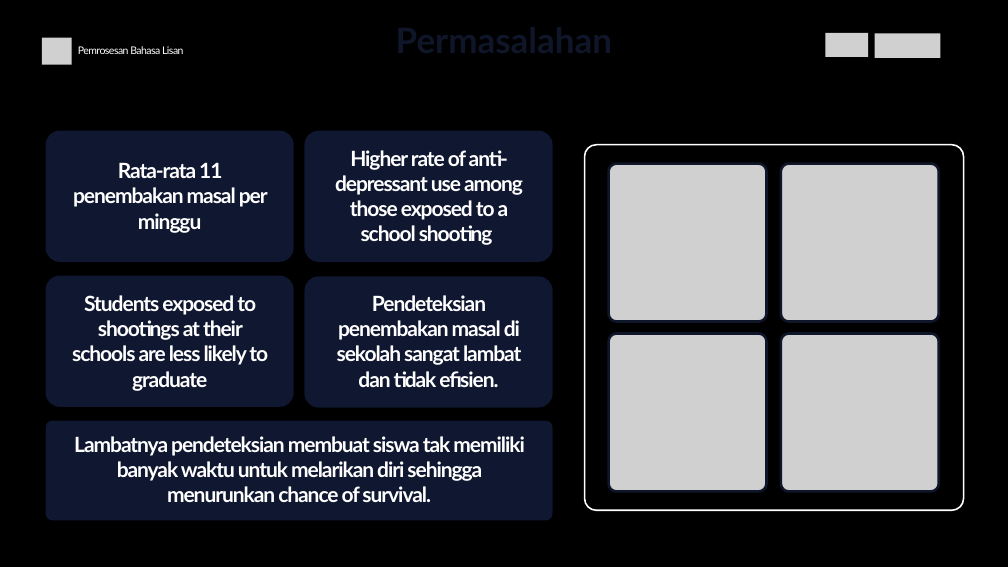
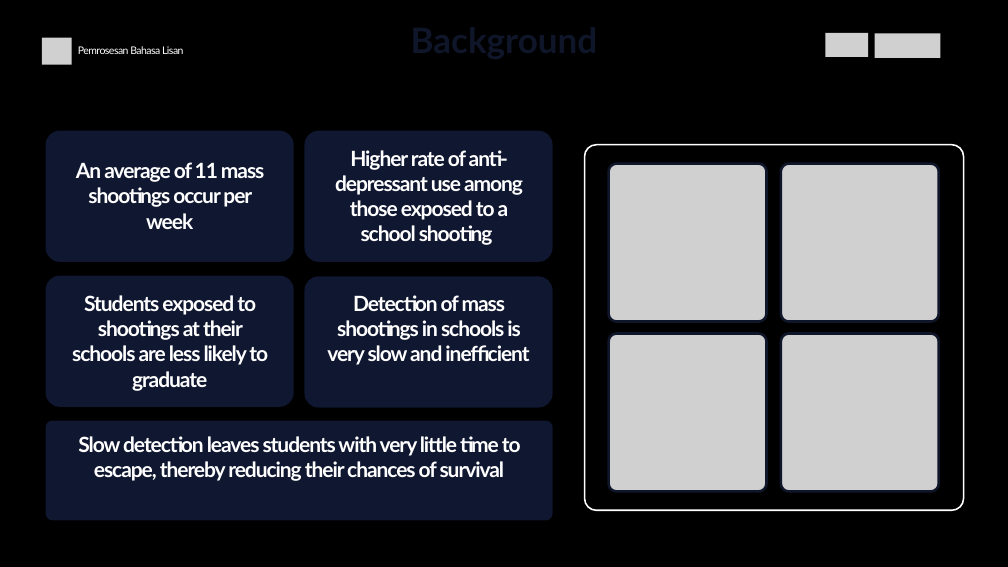
Before and after one commit to dhekmass12/mass-shooting-detector, a slide deck: slide 3 of Mass Shooting Detector.pptx. Drawn at 1008x567 pixels with LibreOffice and Linux fonts; fonts in the diff are those of the drawing; grey boxes stand for pictures; background and template pictures are left out. Boxes give left, top, right and bottom in pixels: in the first picture for what was removed or moved away, otherwise in the second. Text is boxed around its words. In the diff, an @@ line names an element or a change of style, - is before the commit and + after.

```diff
--- a/Mass Shooting Detector.pptx
+++ b/Mass Shooting Detector.pptx
@@ text at (x1=363, y1=12, x2=645, y2=78): text changed @@
-Permasalahan
+Background
@@ text at (x1=76, y1=162, x2=264, y2=229): text changed @@
-Rata-rata 11 penembakan masal per minggu
+An average of 11 mass shootings occur per week
@@ text at (x1=327, y1=295, x2=529, y2=365): text changed @@
-Pendeteksian penembakan masal di sekolah sangat lambat dan tidak efisien.
+Detection of mass shootings in schools is very slow and inefficient
@@ text at (x1=78, y1=436, x2=521, y2=481): text changed @@
-Lambatnya pendeteksian membuat siswa tak memiliki banyak waktu untuk melarikan diri sehingga menurunkan chance of survival.
+Slow detection leaves students with very little time to escape, thereby reducing their chances of survival
```
Also in this commit, not shown: 10 other slides changed, 1 slide added, 1 slide removed.
